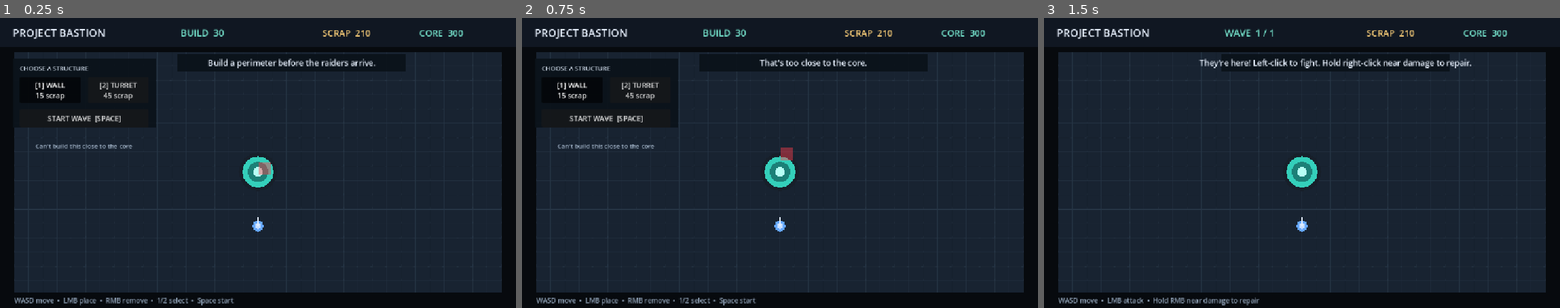
Above: before the commit, frames 1-3 (left to right).
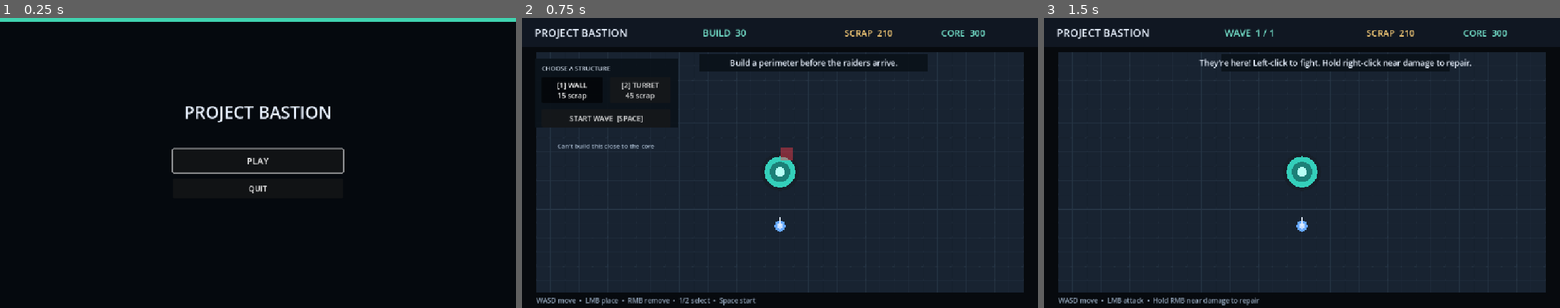
Above: after the commit, the same moments.

Repository: JarredTD/ProjectBastion
Game: Godot game, scene res://scenes/ui/main_menu.tscn
The game is run twice, just before and just after one commit, with the same random seed, the same clock (stepped at 60 frames per second) and the same inputs. Before the commit the project starts from res://main.tscn.
Inputs (mouse positions are in pixels of both pictures, inside the frame that each line leads up to):
- Up to frame 1 (0.25 s): no input
- Up to frame 2 (0.75 s): click (780, 160) at 0.5 s, where only the run after the commit has a clickable "PLAY"
- Up to frame 3 (1.5 s): click "START WAVE [SPACE]" at 1.25 s

The runs differ from the first frame. In frame 1, 73% of the frame differs, in the area x 0-100%, y 0-100%; in frame 2, 0.5%; in frame 3, nothing differs.

Commit message:
feat: add main menu

Diff:
--- a/project.godot
+++ b/project.godot
@@ -11,7 +11,7 @@
 [application]
 
 config/name="Project-Bastion"
-run/main_scene="res://main.tscn"
+run/main_scene="res://scenes/ui/main_menu.tscn"
 config/features=PackedStringArray("4.7", "GL Compatibility")
 config/icon="res://icon.svg"
 
--- /dev/null
+++ b/scenes/ui/main_menu.tscn
@@ -0,0 +1,74 @@
+[gd_scene load_steps=2 format=3]
+
+[ext_resource type="Script" path="res://scripts/ui/main_menu.gd" id="1_menu"]
+
+[node name="MainMenu" type="Control"]
+layout_mode = 3
+anchors_preset = 15
+anchor_right = 1.0
+anchor_bottom = 1.0
+grow_horizontal = 2
+grow_vertical = 2
+script = ExtResource("1_menu")
+
+[node name="Background" type="ColorRect" parent="."]
+layout_mode = 1
+anchors_preset = 15
+anchor_right = 1.0
+anchor_bottom = 1.0
+grow_horizontal = 2
+grow_vertical = 2
+color = Color(0.0196078, 0.0352941, 0.054902, 1)
+mouse_filter = 2
+
+[node name="Accent" type="ColorRect" parent="."]
+layout_mode = 1
+anchors_preset = 10
+anchor_right = 1.0
+offset_bottom = 8.0
+grow_horizontal = 2
+color = Color(0.25098, 0.827451, 0.690196, 1)
+mouse_filter = 2
+
+[node name="Menu" type="VBoxContainer" parent="."]
+layout_mode = 1
+anchors_preset = 8
+anchor_left = 0.5
+anchor_top = 0.5
+anchor_right = 0.5
+anchor_bottom = 0.5
+offset_left = -190.0
+offset_top = -140.0
+offset_right = 190.0
+offset_bottom = 140.0
+grow_horizontal = 2
+grow_vertical = 2
+theme_override_constants/separation = 14
+
+[node name="Title" type="Label" parent="Menu"]
+layout_mode = 2
+theme_override_colors/font_color = Color(0.913725, 0.94902, 1, 1)
+theme_override_font_sizes/font_size = 38
+text = "PROJECT BASTION"
+horizontal_alignment = 1
+
+[node name="Spacer" type="Control" parent="Menu"]
+custom_minimum_size = Vector2(0, 28)
+layout_mode = 2
+mouse_filter = 2
+
+[node name="PlayButton" type="Button" parent="Menu"]
+unique_name_in_owner = true
+custom_minimum_size = Vector2(0, 52)
+layout_mode = 2
+theme_override_font_sizes/font_size = 20
+text = "PLAY"
+
+[node name="QuitButton" type="Button" parent="Menu"]
+custom_minimum_size = Vector2(0, 44)
+layout_mode = 2
+theme_override_font_sizes/font_size = 17
+text = "QUIT"
+
+[connection signal="pressed" from="Menu/PlayButton" to="." method="_on_play_pressed"]
+[connection signal="pressed" from="Menu/QuitButton" to="." method="_on_quit_pressed"]
--- /dev/null
+++ b/scripts/ui/main_menu.gd
@@ -0,0 +1,18 @@
+extends Control
+
+const GAME_SCENE := "res://main.tscn"
+
+@onready var play_button: Button = %PlayButton
+
+## Gives keyboard focus to Play when the menu opens.
+func _ready() -> void:
+	get_tree().paused = false
+	play_button.grab_focus()
+
+## Starts a new game.
+func _on_play_pressed() -> void:
+	get_tree().change_scene_to_file(GAME_SCENE)
+
+## Closes the game.
+func _on_quit_pressed() -> void:
+	get_tree().quit()
Not shown, added: scripts/ui/main_menu.gd.uid
